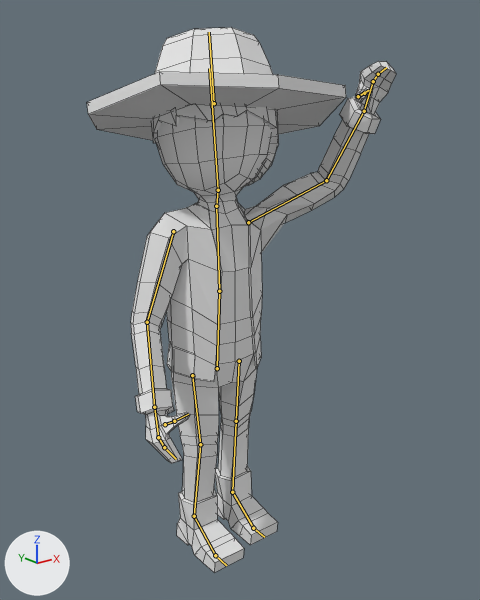
One commit to the Blender file OutofLight/Assets/Graphics/PlayerCharacter/Dave - Blend/Dave eGEN.blend: the scene before it, then after it.
Camera for both pictures: a 50 mm lens placed at (-1.09, -1.474, 1.35), pointed at (0.07, -0.023, 0.769). Lighting does not change. The marker at lower left points along +X, +Y and +Z. Both versions are drawn at frame 24 of the action 'Idle'; the numbers are the values there. The bones that bend it are drawn over the model as lines. Mesh edges are drawn as thin lines.

The first picture shows 'Character'.
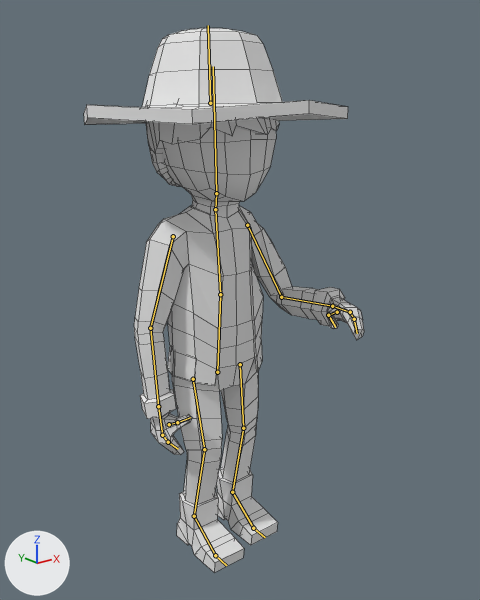
Changed parts and their boxes (x1, y1, x2, y2) in the pictures (480 x 600 px):
'Character', posed (9% narrower): before (87, 27, 396, 572); after (84, 28, 364, 572)
bone 'Torso', root to tip: before (217, 368) to (219, 291); after (217, 372) to (220, 294)
bone 'Chest', root to tip: before (219, 291) to (216, 206); after (220, 294) to (215, 209)
bone 'Head', root to tip: before (218, 190) to (209, 68); after (216, 193) to (213, 66)
bone 'Upper Arm.L', root to tip: before (248, 222) to (326, 180); after (247, 225) to (281, 297)
bone 'Lower Arm.L', root to tip: before (326, 180) to (364, 111); after (281, 297) to (332, 306)
bone 'Hand.L', root to tip: before (364, 111) to (373, 81); after (332, 306) to (350, 312)
bone 'Upper Arm.R', root to tip: before (173, 231) to (147, 322); after (173, 236) to (150, 328)
bone 'Lower Arm.R', root to tip: before (147, 322) to (154, 407); after (150, 328) to (158, 406)

The change in detail:
Bone 'Torso' (bone_torso) moves from (-0.06, -0.07, 0.19) to (-0.02, -0.14, 0.09).
Bone 'Chest' (bone_chest) turns from (-2, -1, -1) to (-2, 0, 0) degrees about its own x, y and z.
Bone 'Head' (bone_head) turns from (18, -53, -11) to (0, 0, 0) degrees about its own x, y and z.
Bone 'Upper Arm.L' (bone_upper_arm_l) turns from (45, 8, -86) to (37, 117, 22) degrees about its own x, y and z.
Bone 'Lower Arm.L' (bone_lower_arm_l) turns from (17, -1, -20) to (112, -35, -18) degrees about its own x, y and z.
Bone 'Hand.L' (bone_hand_l) turns from (0, 0, 0) to (-12, -1, -1) degrees about its own x, y and z.
Bone 'Upper Arm.R' (bone_upper_arm_r) turns from (-16, -1, 7) to (-19, -4, 5) degrees about its own x, y and z.
Bone 'Lower Arm.R' (bone_lower_arm_r) turns from (1, 0, 8) to (-18, -4, -7) degrees about its own x, y and z.
